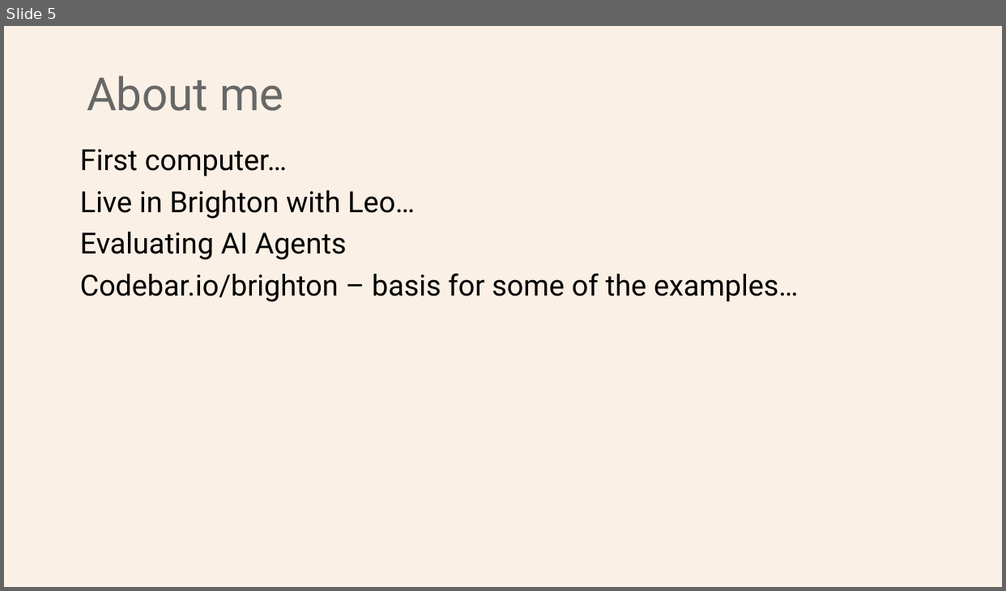
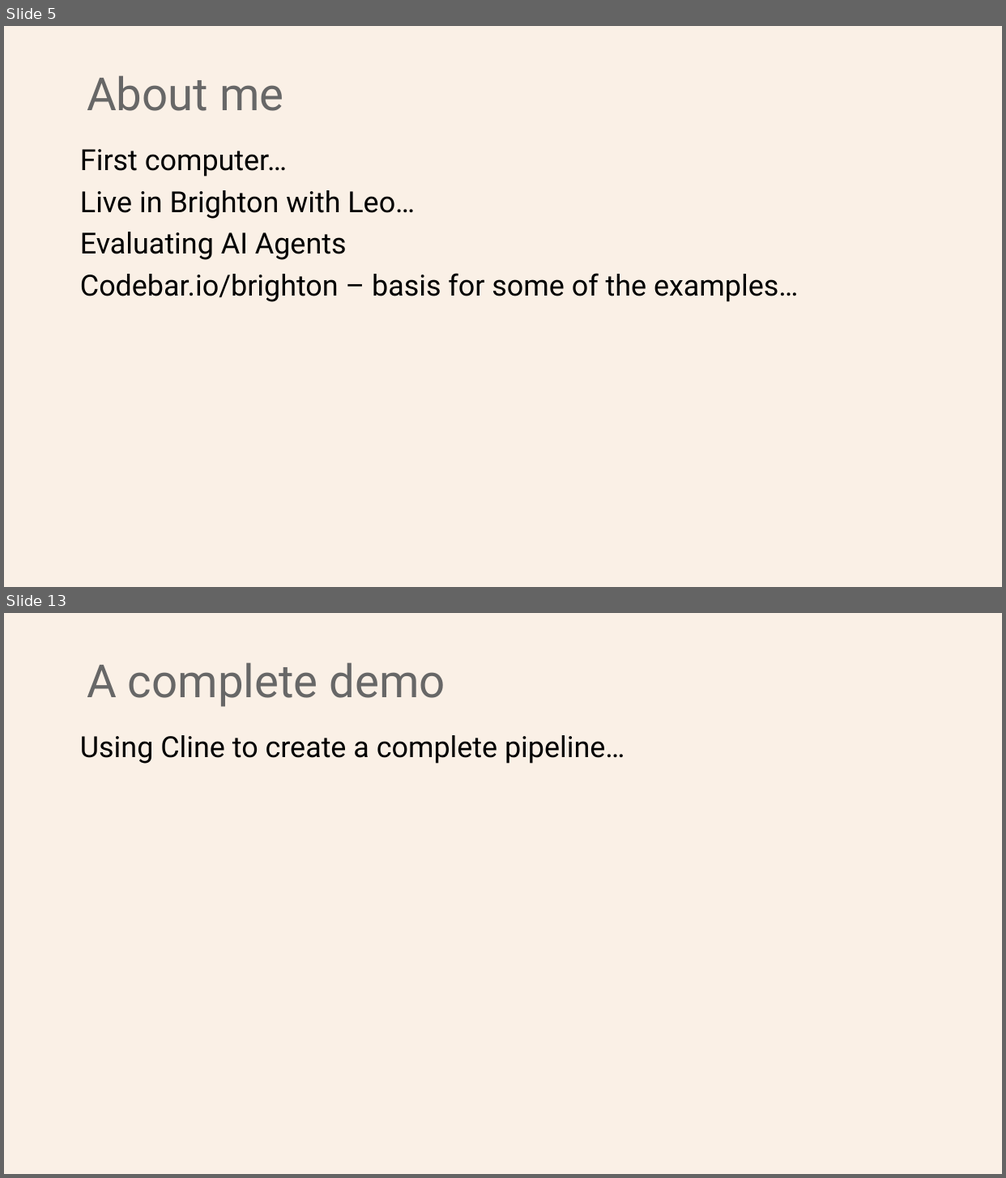
Before and after one commit to Python-Test-Engineer/earl2025, a slide deck: AI_Agents_in_the_Data_Pipeline.pptx. Shown one above the other, each under a label of ours: slide 5 before the commit, slides 5 and 13 after it; the slides between them are not shown. The pictures are 1006x591 and 1006x1178 pixels, drawn with LibreOffice and Linux fonts; fonts in the diff are those of the drawing. Boxes give left, top, right and bottom in pixels: in the first picture for what was removed or moved away, otherwise in the second. Text is boxed around its words. In the diff, an @@ line names an element or a change of style, - is before the commit and + after.

```diff
--- a/AI_Agents_in_the_Data_Pipeline.pptx
+++ b/AI_Agents_in_the_Data_Pipeline.pptx
@@ slide 13 added at [4, 613, 1002, 1174], background #FAF0E6 @@
@@ title added at [87, 662, 445, 707], 44 pt, text #676767 @@
+A complete demo
@@ text added at [80, 735, 624, 764], 28 pt, text #000000 @@
+Using Cline to create a complete pipeline…
```
Also in this commit, not shown: 1 slide changed, 9 other slides added, 2 other files.
